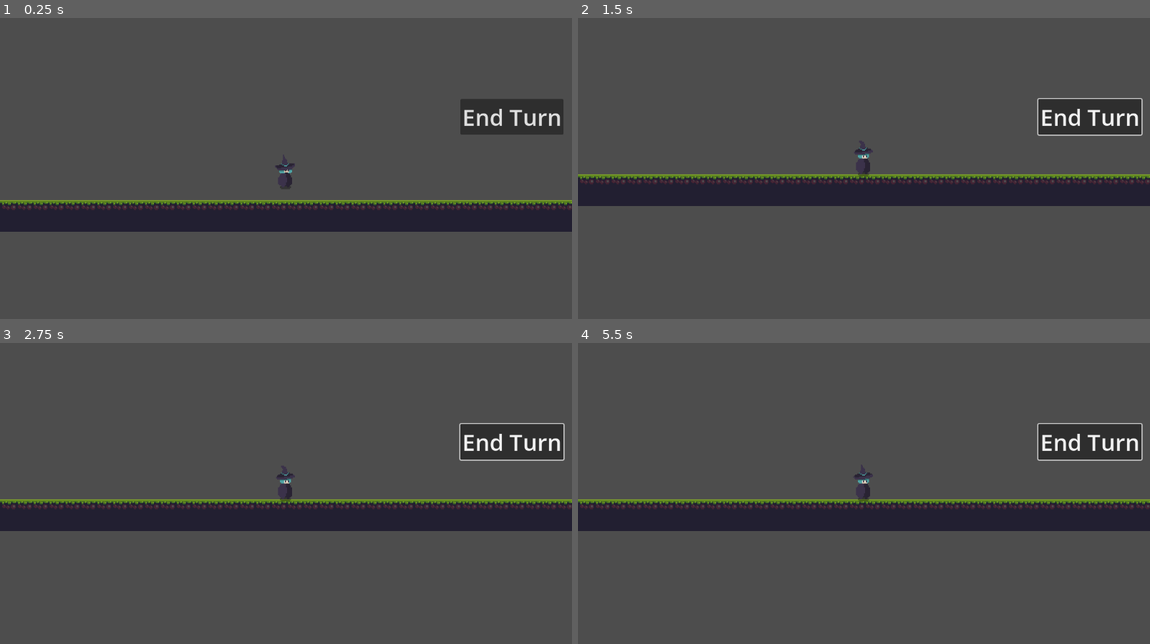
Above: before the commit, frames 1-4 (two rows, left to right).
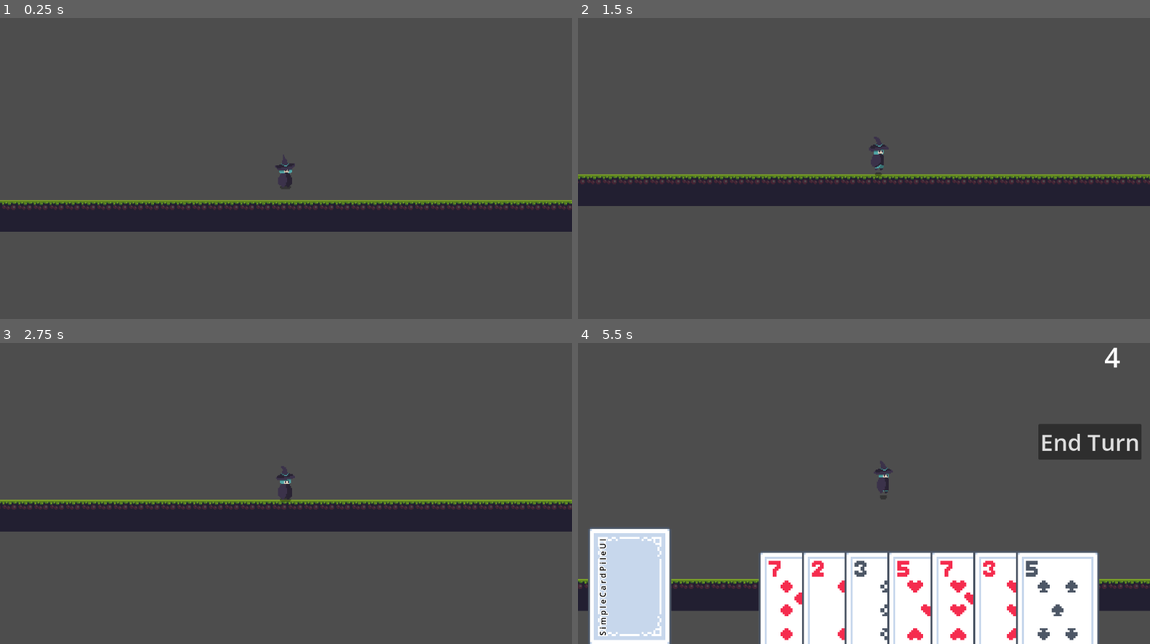
Above: after the commit, the same moments.

Repository: G30TR1X/NUSFintechSummit
Game: Godot game, scene res://Scene/GameWorld.tscn
Two runs of this game, one before a commit and one after it. Both use one fixed random seed, a clock stepped at 60 frames per second and the inputs below.
Inputs (mouse positions are in pixels of both pictures, inside the frame that each line leads up to):
- Up to frame 1 (0.25 s): no input
- Up to frame 2 (1.5 s): click (1087, 117) at 0.5 s, where only the run before the commit has a clickable "End Turn"; tap Enter at 1.25 s; move the mouse to (989, 141) at 1.27 s; hold D (moveRight) from 1.28 s (still down); click (989, 141) at 1.42 s
- Up to frame 3 (2.75 s): tap Space (jump) at 1.52 s; release D (moveRight) at 2 s; drag from (171, 499) to (257, 547) at 2.02 s
- Up to frame 4 (5.5 s): move the mouse to (921, 412) at 2.77 s; hold A (moveLeft) 2.78-3.5 s; drag from (835, 547) to (692, 436) at 3.52 s; move the mouse to (1035, 532) at 4.27 s; hold D (moveRight) 4.28-5 s; tap Space (jump) at 4.52 s; drag from (692, 436) to (778, 403) at 5.02 s

The runs differ from the first frame. In frame 1, 2.0% of the frame differs, in the area x 80-99%, y 27-39%; in frame 2, 3.7%; in frame 3, 3.6%; in frame 4, 38%, in the area x 0-100%, y 1-100%.

Commit message:
experimented with shit

Diff:
--- a/Scene/GameWorld.tscn
+++ b/Scene/GameWorld.tscn
@@ -90,5 +90,7 @@
 position_smoothing_speed = 10.0
 
 [node name="ActionPhaseUI" parent="." instance=ExtResource("3_05hon")]
+process_mode = 2
 
 [connection signal="action_done" from="Player" to="ActionPhaseUI" method="_on_player_action_done"]
+[connection signal="manual_move_init" from="ActionPhaseUI" to="Player" method="_on_action_phase_ui_manual_move_init"]
--- a/Scene/action_phase_ui.gd
+++ b/Scene/action_phase_ui.gd
@@ -1,14 +1,38 @@
 extends CanvasLayer
 
+@onready var card_pile_ui: CardPileUI = $CardPileUI
+@onready var energy_label: Label = $EnergyLabel
+
+var starting_energy := 4
+var current_hovered_card : CardUI
+var energy := 4 :
+	set(val):
+		energy = val
+		_update_display()
+
+signal manual_move_init
+
+func _update_display():
+	energy_label.text = "%s" % [ energy ]
 
 # Called when the node enters the scene tree for the first time.
 func _ready() -> void:
-	pass # Replace with function body.
-
+	hide()
 
 # Called every frame. 'delta' is the elapsed time since the previous frame.
 func _process(delta: float) -> void:
 	pass
 
 func _on_player_action_done() -> void:
-	pass # Replace with function body.
+	get_tree().paused = true
+	show()
+	for card in card_pile_ui.get_cards_in_pile(CardPileUI.Piles.hand_pile):
+		card_pile_ui.set_card_pile(card, CardPileUI.Piles.discard_pile)
+	card_pile_ui.draw(7)
+	energy = starting_energy
+
+
+func _on_end_turn_button_pressed() -> void:
+	manual_move_init.emit()
+	get_tree().paused = false
+	hide()
--- a/Scene/action_phase_ui.tscn
+++ b/Scene/action_phase_ui.tscn
@@ -1,7 +1,8 @@
-[gd_scene load_steps=3 format=3 uid="uid://cw11khwxngnrw"]
+[gd_scene load_steps=4 format=3 uid="uid://cw11khwxngnrw"]
 
 [ext_resource type="Script" path="res://Scene/action_phase_ui.gd" id="1_0hc3h"]
 [ext_resource type="Script" path="res://addons/simple_card_pile_ui/card_pile_ui.gd" id="1_5wxxw"]
+[ext_resource type="PackedScene" uid="uid://bs2vgjwuarxm5" path="res://example/example__card_ui.tscn" id="3_bpkex"]
 
 [node name="ActionPhaseUI" type="CanvasLayer"]
 script = ExtResource("1_0hc3h")
@@ -12,6 +13,9 @@
 offset_right = 40.0
 offset_bottom = 40.0
 script = ExtResource("1_5wxxw")
+json_card_database_path = "res://example/example__card_database.json"
+json_card_collection_path = "res://example/example__card_collection.json"
+extended_card_ui = ExtResource("3_bpkex")
 
 [node name="EndTurnButton" type="Button" parent="."]
 offset_left = 927.0
@@ -20,3 +24,13 @@
 offset_bottom = 276.0
 theme_override_font_sizes/font_size = 46
 text = "End Turn"
+
+[node name="EnergyLabel" type="Label" parent="."]
+offset_left = 1060.0
+offset_top = 30.0
+offset_right = 1124.0
+offset_bottom = 107.0
+theme_override_font_sizes/font_size = 56
+text = "0"
+
+[connection signal="pressed" from="EndTurnButton" to="." method="_on_end_turn_button_pressed"]
--- a/Scripts/player.gd
+++ b/Scripts/player.gd
@@ -8,9 +8,7 @@
 const JUMP_VELOCITY = -400.0
 
 @export var manual_move_state = false
-
-var exit_state = 0
-# 0 = do nothing (end turn)
+# always return to "false" the default value after every action
 
 var current_loop = Callable()
 
@@ -40,9 +38,8 @@
 	else:
 		velocity.x = move_toward(velocity.x, 0, SPEED)
 
-func manual_move_callback() -> void:
-	manual_move_state = true
-	current_loop = Callable()
+func _ready() -> void:
+	_on_action_phase_ui_manual_move_init()
 
 func _process(delta: float) -> void:
 	pass
@@ -60,9 +57,13 @@
 
 	move_and_slide()
 
-func _on_cooldown_timeout() -> void:
-	match exit_state:
-		0:
-			action_done.emit()
-		_:
-			action_done.emit()
+func manual_move_exit_state():
+	manual_move_state = false
+	action_done.emit()
+	cooldown_timer.disconnect("timeout", manual_move_exit_state)
+
+func _on_action_phase_ui_manual_move_init() -> void:
+	current_loop = Callable()
+	manual_move_state = true
+	cooldown_timer.start(5)
+	cooldown_timer.connect("timeout", manual_move_exit_state)
